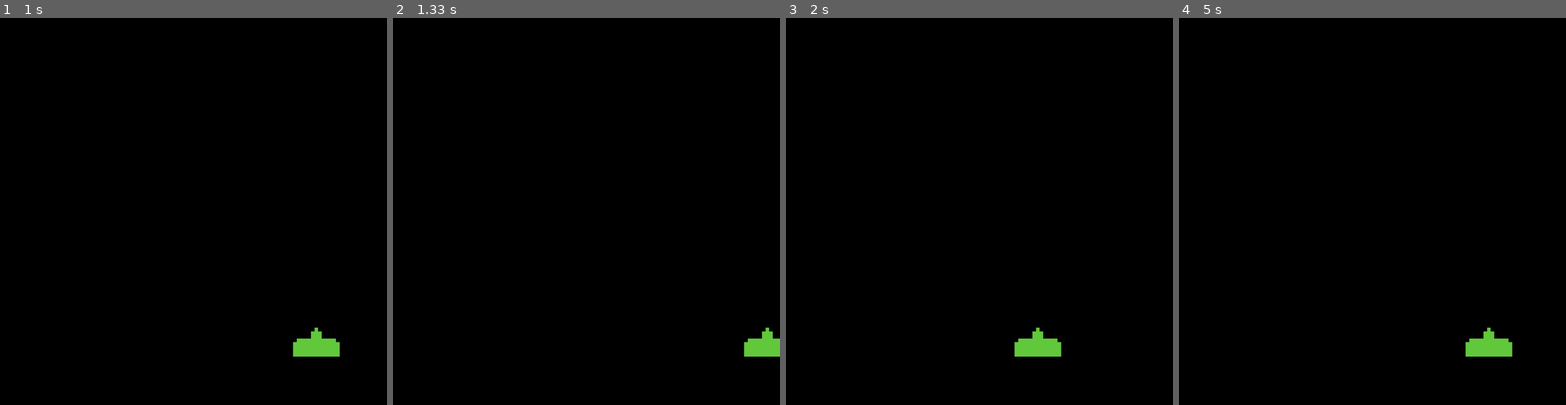
Above: before the commit, frames 1-4 (left to right).
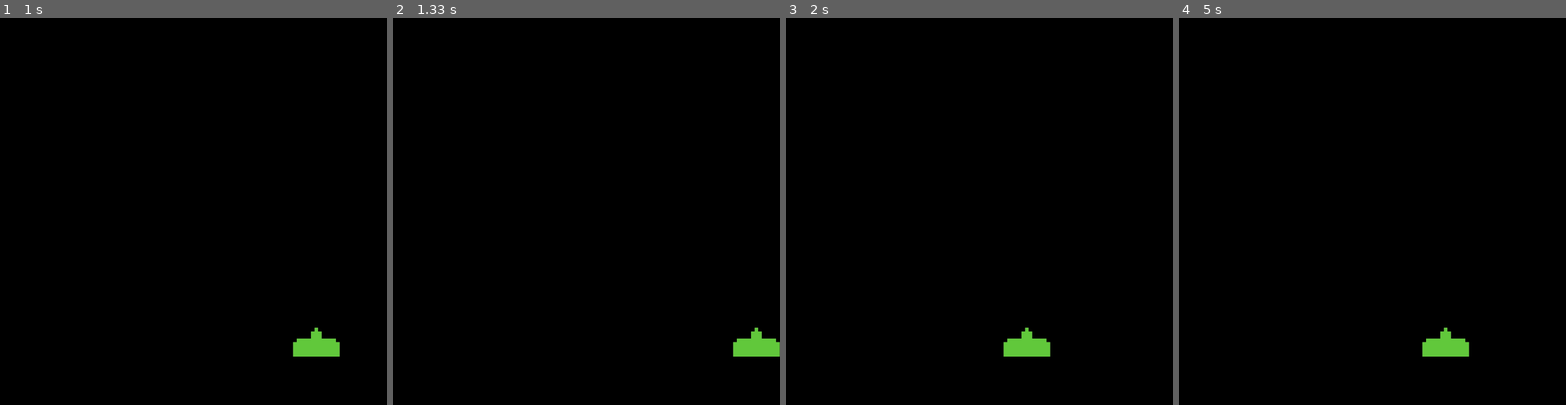
Above: after the commit, the same moments.

Repository: haydenfernandes/Com_4008_pygame
Game: pygame game, started from game.py
The game is run twice, just before and just after one commit, with the same random seed, the same clock (stepped at 60 frames per second) and the same inputs.
Inputs:
- Up to frame 1 (1 s): hold Right 0.33-0.8 s; hold Right from 0.83 s (still down)
- Up to frame 2 (1.33 s): release Right at 1.3 s
- Up to frame 3 (2 s): hold Left 1.33-1.87 s; hold Left from 1.9 s (still down)
- Up to frame 4 (5 s): release Left at 2.3 s; hold Right 2.33-2.97 s; hold Left 3-3.47 s; hold Right 3.5-3.97 s; hold Right 4-4.47 s; hold Left from 4.5 s (still down)

Frame 1 is identical in both runs. In frame 2, 0.3% of the frame differs, in the area x 87-100%, y 80-88%; in frame 3, 0.4%; in frame 4, 1.2%, in the area x 62-87%, y 80-88%.

Commit message:
i added a barrier which prevent the player from leaving the screen

Diff:
--- a/game.py
+++ b/game.py
@@ -5,7 +5,7 @@
 class Game:
     def __init__(self): # initialize game variables
 
-        player_sprite = Player((300,500))
+        player_sprite = Player((300,500),screenwidth, 5)
         self.player = pygame.sprite.GroupSingle(player_sprite)
     def run(self): # main game loop
 
--- a/player.py
+++ b/player.py
@@ -4,7 +4,7 @@
 
 class Player(pygame.sprite.Sprite):
 
-    def __init__(self, pos):
+    def __init__(self, pos,constraint, speed):
         super().__init__()
         # load image relative to this file so the project can be moved
         img_path = Path(__file__).resolve().parent / "defender.png"
@@ -18,7 +18,8 @@
 
         self.rect = self.image.get_rect(center=pos)
 
-        self.speed = 5
+        self.speed = speed
+        self.max_x_constraint = constraint
 
     def get_input(self):
         keys = pygame.key.get_pressed()
@@ -27,5 +28,12 @@
         elif keys[pygame.K_RIGHT]:
             self.rect.x += self.speed
 
+    def constrain(self):
+        if self.rect.left <= 0:
+            self.rect.left = 0
+        if self.rect.right >= self.max_x_constraint:
+            self.rect.right = self.max_x_constraint
+
     def update(self):
         self.get_input()
+        self.constrain()
